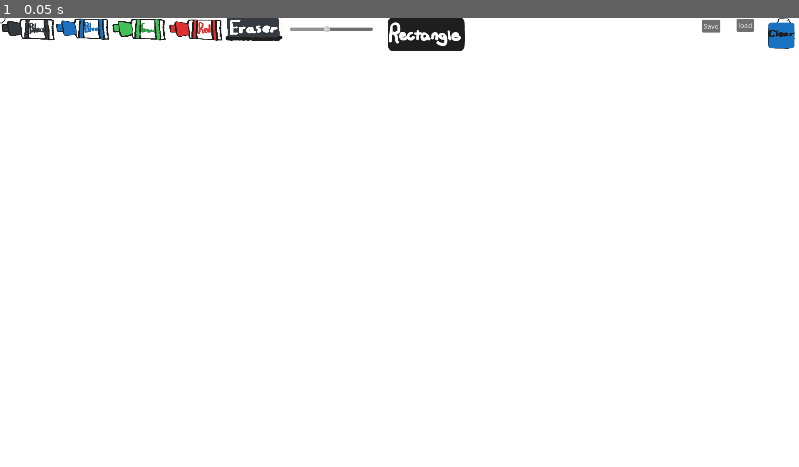
Above: before the commit, frame 1.
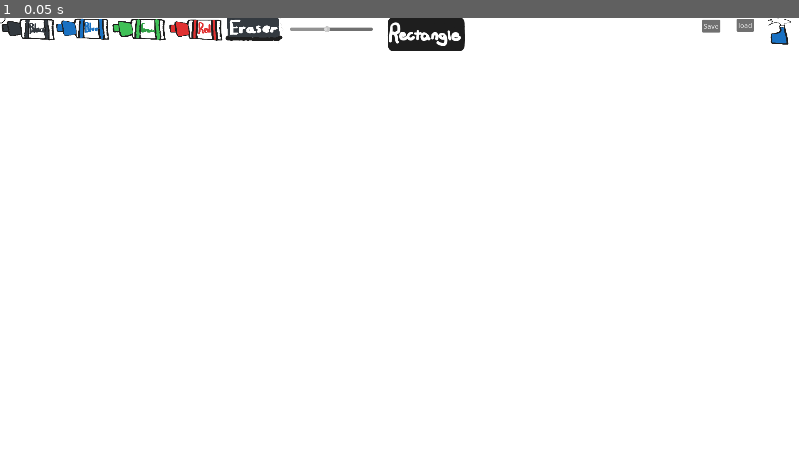
Above: after the commit, the same moment.

Repository: boardshapes/whiteboard
Game: Godot game, scene res://node_2d.tscn
The game is run twice, just before and just after one commit, with the same random seed, the same clock (stepped at 60 frames per second) and the same inputs.
Inputs:
- Up to frame 1 (0.05 s): no input

The runs differ from the first frame. In frame 1, 0.2% of the frame differs, in the area x 96-100%, y 0-7%.

Commit message:
new clear

Diff:
--- a/whiteboard/node_2d.tscn
+++ b/whiteboard/node_2d.tscn
@@ -9,7 +9,7 @@
 [ext_resource type="Texture2D" uid="uid://cik14u3lmp2co" path="res://buttons/greenmarker.png" id="7_ir8iy"]
 [ext_resource type="Texture2D" uid="uid://dgfgbdugdf7k" path="res://buttons/redmarker.png" id="8_hqns4"]
 [ext_resource type="Texture2D" uid="uid://b3lrysiq4exdl" path="res://buttons/RectangleButton.png" id="9_4d7sh"]
-[ext_resource type="Texture2D" uid="uid://cxbi0l1swuiqd" path="res://buttons/ClearBottle.png" id="9_ir8iy"]
+[ext_resource type="Texture2D" uid="uid://dsnb6br1wk27f" path="res://buttons/SprayBottle.png" id="9_ir8iy"]
 
 [sub_resource type="StyleBoxFlat" id="StyleBoxFlat_0e48y"]
 bg_color = Color(1, 1, 1, 1)
@@ -120,9 +120,9 @@
 
 [node name="Clear" type="TextureButton" parent="ButtonsViewport/SubViewport"]
 offset_left = 1843.0
-offset_right = 2015.0
-offset_bottom = 373.0
-scale = Vector2(0.4, 0.2)
+offset_right = 2042.0
+offset_bottom = 355.0
+scale = Vector2(0.3, 0.2)
 texture_normal = ExtResource("9_ir8iy")
 
 [node name="RectButton" type="TextureButton" parent="ButtonsViewport/SubViewport"]
Binary file removed: whiteboard/buttons/ClearBottle.png
Binary file added: whiteboard/buttons/SprayBottle.png
Not shown, changed: whiteboard/buttons/SprayBottle.png.import
Not shown: 1 places in whiteboard/node_2d.tscn that only renumber resources
